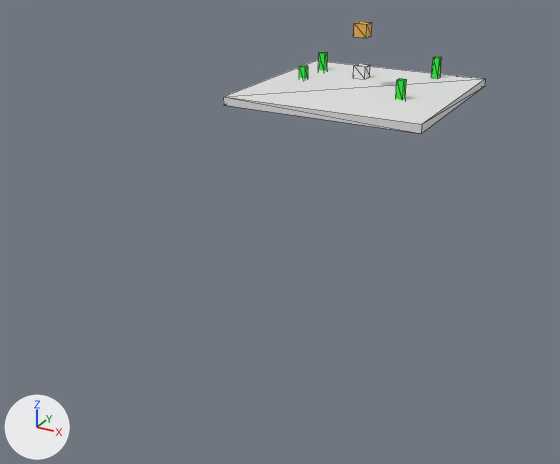
One commit to the glTF model public/models/third_person_blender_integrated/scene.glb: the scene before it, then after it.
The view is the same before and after, from a camera (50 mm lens) standing at (11.7, -27.7, 7.0) and looking at (-2.0, -2.8, -5.5). Arrows for +X, +Y and +Z are at lower left; the lights stay in place. The picture after the commit comes second. Mesh edges are drawn as thin lines. Where no turn or scale is listed for an object, it has been applied to the vertices.
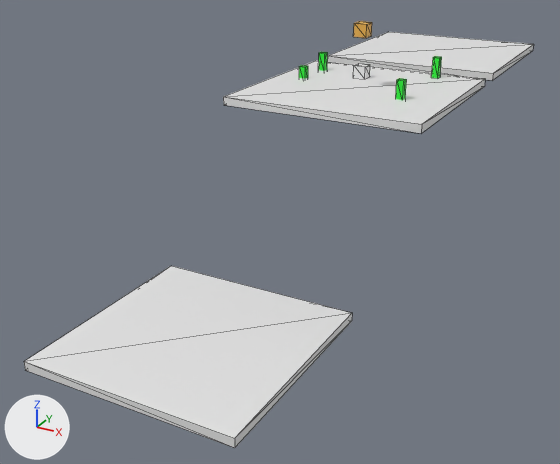
What the commit changed:
Mesh me_plane_001 is new.
It is a box spanning x -3.84..3.84, y 5.07..12.74, z -0.32..0.0.
Object 'Box.001' (ob_box_001) is new; it shows a copy of the mesh of ob_plane.
Its location is (-1.31, -9.74, -6.39).
Object 'platform_move_2' (ob_platform_move_2) is new; it shows me_plane_001.
Its location is (0.0, 0.0, 0.0).

Location of each change, (x1, y1, x2, y2) in pixels of the pictures (560 x 464 px):
'Box.001', added: after (24, 266, 352, 448)
'platform_move_2', added: after (327, 32, 534, 80)
